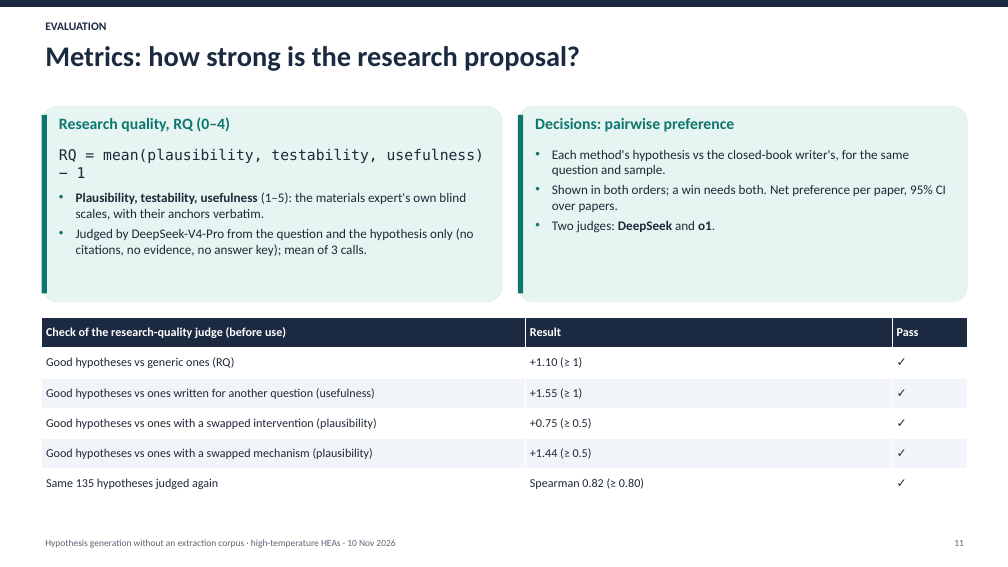
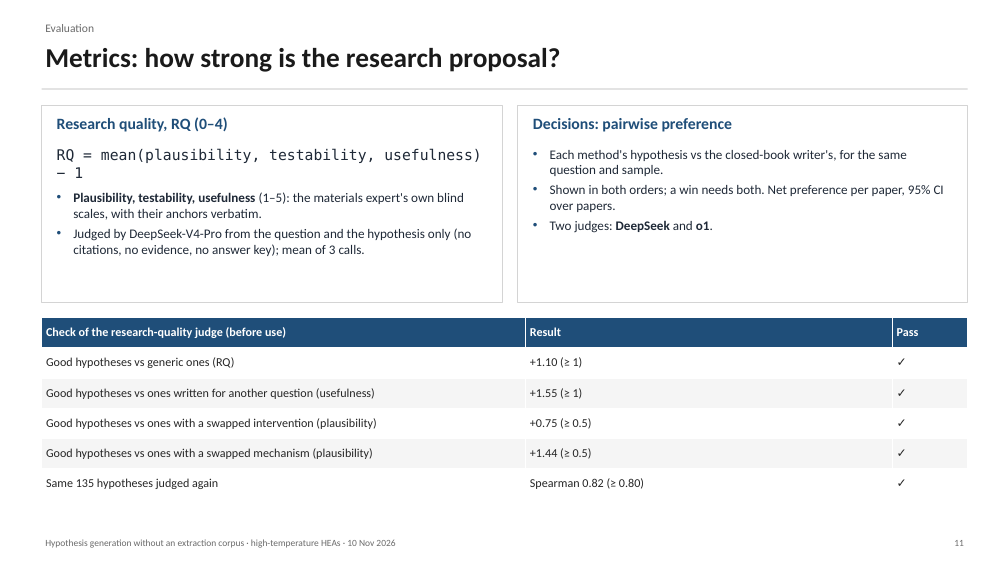
Before and after one commit to yadyneshsonale/materials-hypothesis-generation, a slide deck: slide 11 of presentations/2026-11-10_on_demand_retrieval/on_demand_hypothesis_generation_2026-11-10.pptx. Drawn at 1008x567 pixels with LibreOffice and Linux fonts; fonts in the diff are those of the drawing. Boxes give left, top, right and bottom in pixels: in the first picture for what was removed or moved away, otherwise in the second. Text is boxed around its words. In the diff, an @@ line names an element or a change of style, - is before the commit and + after.

```diff
--- a/presentations/2026-11-10_on_demand_retrieval/on_demand_hypothesis_generation_2026-11-10.pptx
+++ b/presentations/2026-11-10_on_demand_retrieval/on_demand_hypothesis_generation_2026-11-10.pptx
@@ rectangle removed at (0, 0, 1008, 7) @@
@@ text at (45, 24, 94, 32): text changed; text colour #1B2A41 to #6B6B6B; bold off @@
-EVALUATION
+Evaluation
@@ text "Metrics: how strong is the ..." at (45, 48, 561, 72): size 27 to 26 pt, text colour #1B2A41 to #1A1A1A @@
@@ rectangle added at (42, 88, 968, 89), fill #D4D4D4 @@
@@ rectangle at (42, 106, 503, 302): rounded rectangle to rectangle; fill #E6F4F2 to #FFFFFF; outline none to #D4D4D4 1 pt @@
@@ rectangle removed at (42, 115, 47, 293) @@
@@ text "Research quality, RQ (0–4)" at (57, 117, 228, 132): text colour #0F766E to #1F4E79 @@
@@ rounded rectangle removed at (518, 106, 968, 302) @@
@@ rectangle removed at (518, 115, 523, 293) @@
@@ rectangle added at (518, 106, 968, 302), fill #FFFFFF, outline #D4D4D4 1 pt @@
@@ text "Decisions: pairwise preference" at (533, 118, 733, 132): text colour #0F766E to #1F4E79 @@
@@ text "Each method's hypothesis vs the ..." at (550, 150, 944, 233): bullet colour #0F766E to #1F4E79 @@
@@ text at (73, 192, 472, 256): bullet colour #0F766E to #1F4E79 @@
@@ table at (42, 318, 968, 499) @@
@@ fill #1B2A41 to #1F4E79 in row 1 @@
@@ fill #F1F5F9 to #F5F5F5 in 6 cells @@
@@ text colour #1F2937 to #262626 in "Good hypotheses vs generic ones (RQ)", "+1.10 (≥ 1)", "✓", "Good hypotheses vs ones written for another ..." and 11 more places @@
```
Also in this commit, not shown: 14 other slides changed, 1 other file.
